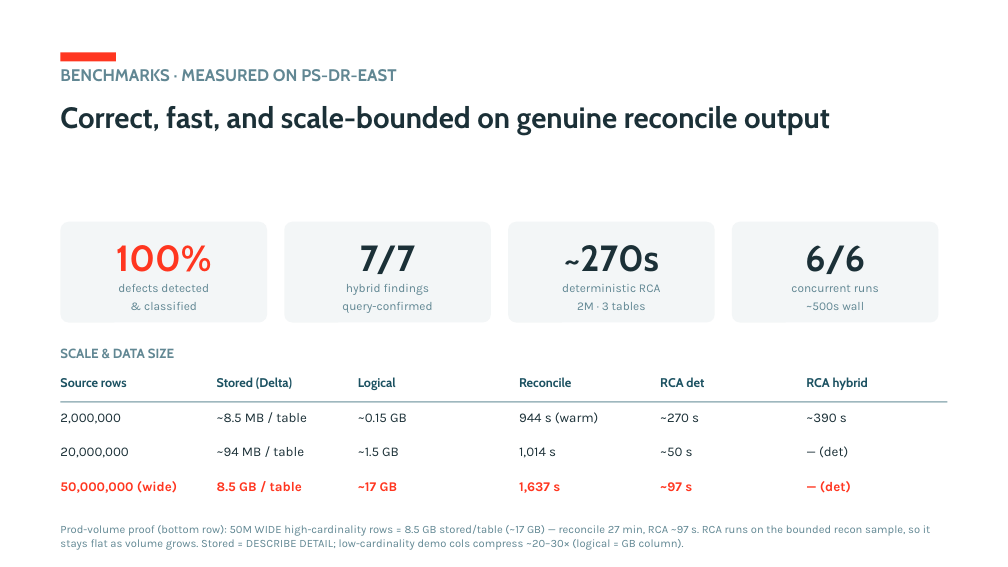
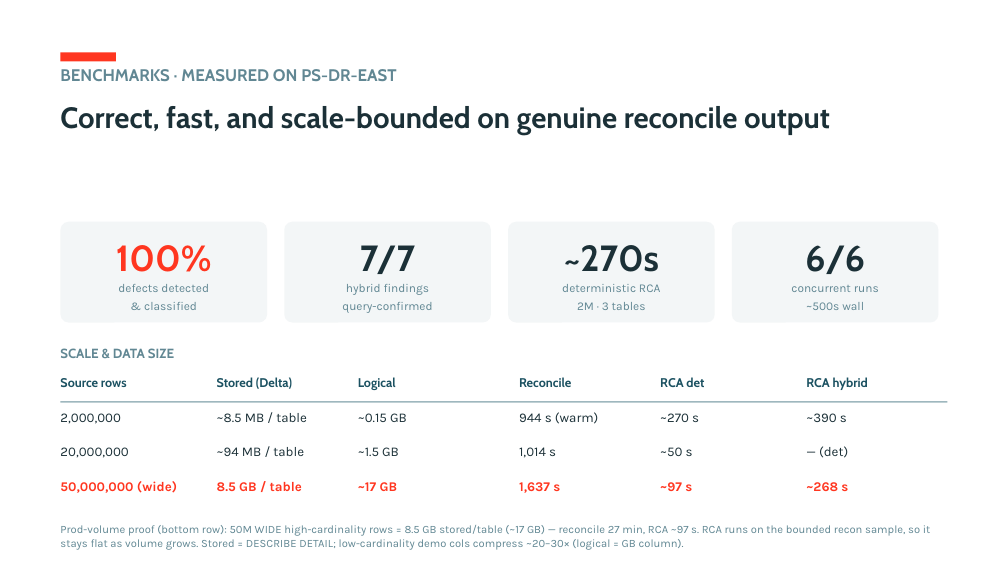
Before and after one commit to ankitad-db/lakebridge-rca, a slide deck: slide 8 of docs/ReconResolve_Leadership.pptx. Drawn at 1008x567 pixels with LibreOffice and Linux fonts; fonts in the diff are those of the drawing. Boxes give left, top, right and bottom in pixels: in the first picture for what was removed or moved away, otherwise in the second. Text is boxed around its words. In the diff, an @@ line names an element or a change of style, - is before the commit and + after.

Commit message:
HTML: fill hybrid RCA @50M (~268s), drop verbatim screenshot test-case copy; benchmarks updated
- HTML deck: hybrid RCA on the 50M/17GB bed = ~268s (net_revenue + amount_usd query-confirmed at
  scale); removed the verbatim 50-case test-coverage block copied from the reference screenshot —
  the genuine "Validation · test coverage" section (retail results) + capability matrix remain.
- BENCHMARKS.md §4a + deck scale table: hybrid RCA @50M ~268s added.

```diff
--- a/docs/ReconResolve_Leadership.pptx
+++ b/docs/ReconResolve_Leadership.pptx
@@ text at box(806, 482, 848, 491): text changed @@
-— (det)
+~268 s
```
Also in this commit, not shown: 3 other files.
